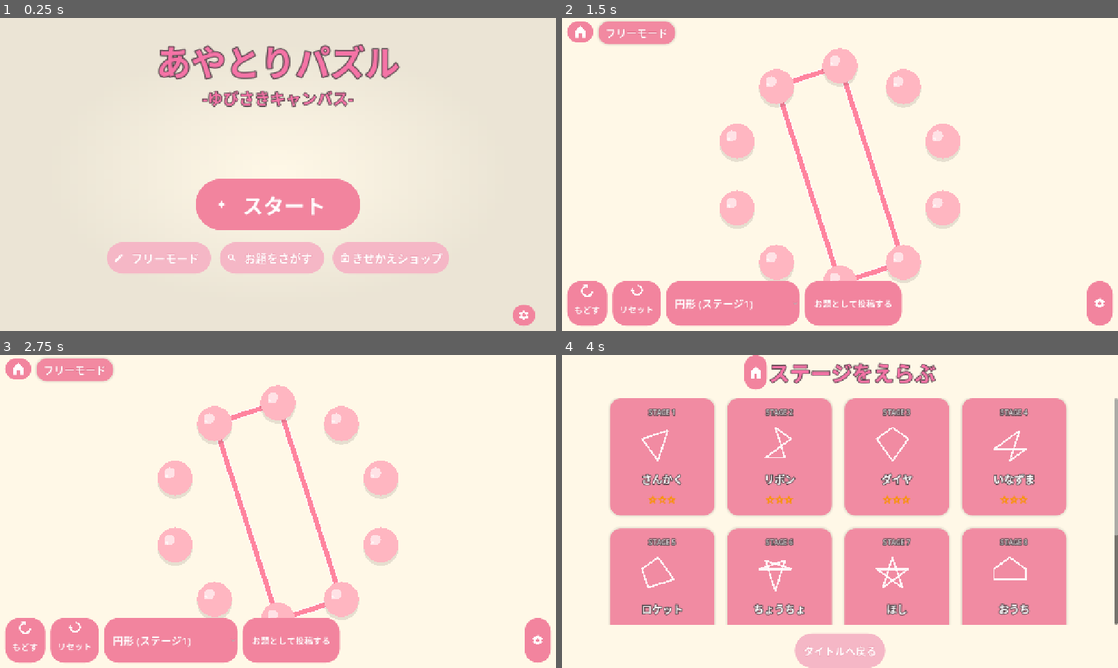
Above: before the commit, frames 1-4 (two rows, left to right).
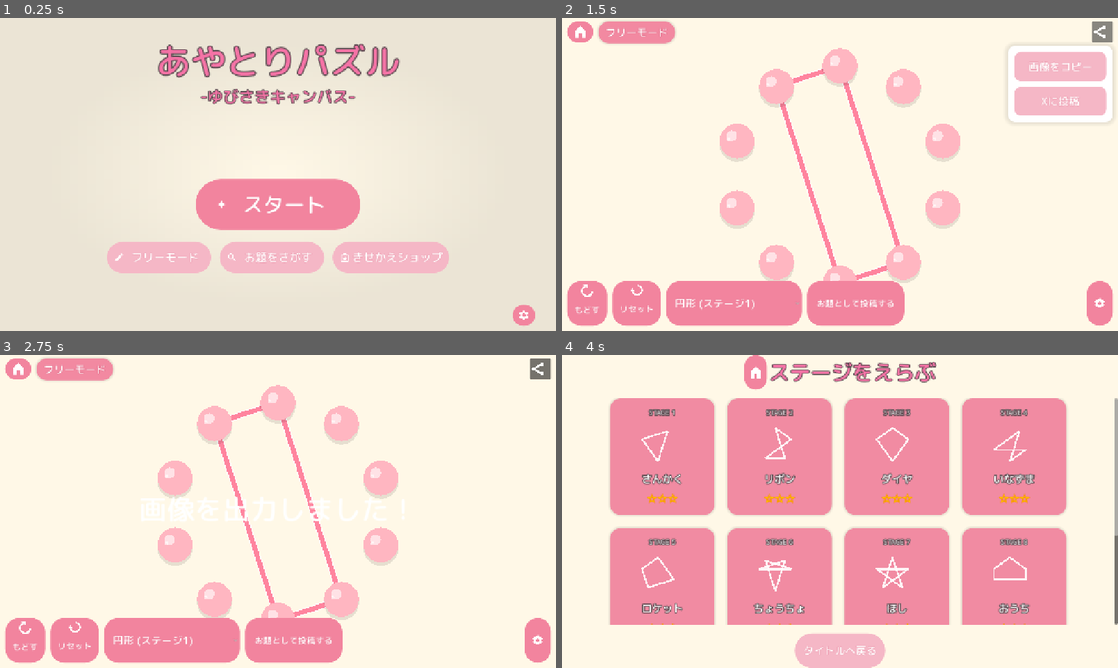
Above: after the commit, the same moments.

Repository: Omezi42/ayatori
Game: Godot game, scene res://scenes/Title.tscn
The game is run twice, just before and just after one commit, with the same random seed, the same clock (stepped at 60 frames per second) and the same inputs.
Inputs (mouse positions are in pixels of both pictures, inside the frame that each line leads up to):
- Up to frame 1 (0.25 s): no input
- Up to frame 2 (1.5 s): click "フリーモード" at 0.5 s; click (1101, 30) at 1.27 s
- Up to frame 3 (2.75 s): click (500, 401) at 2 s, where only the run after the commit has a clickable "画像をコピー"
- Up to frame 4 (4 s): click (578, 367) at 2.77 s; click "スタート" at 3.5 s

The runs differ from the first frame. In frame 1, 3.6% of the frame differs, in the area x 20-80%, y 8-82%; in frame 2, 3.9%, in the area x 2-99%, y 1-99%; in frame 3, 1.1%; in frame 4, 3.4%.

Commit message:
Add Web export and improve sharing features
Add Web platform export files and enhance in-game sharing functionality.

- Export game to Web (HTML5/WASM) with audio support and custom theme
- Add default font theme using M+ Rounded 1c font family
- Improve Firebase HTTP request handling with gzip disabled and better error messages
- Enhance share image generation with title and star display
- Update share text to remove redundant hashtag
- Add free mode share button to level editor
- Improve clipboard handling for desktop platforms by saving to user directory

Diff:
--- a/project.godot
+++ b/project.godot
@@ -27,6 +27,10 @@
 window/size/viewport_height=720
 window/stretch/mode="canvas_items"
 
+[gui]
+
+theme/custom="res://resources/default_theme.tres"
+
 [physics]
 
 3d/physics_engine="Jolt Physics"
--- /dev/null
+++ b/resources/default_theme.tres
@@ -0,0 +1,6 @@
+[gd_resource type="Theme" load_steps=2 format=3]
+
+[ext_resource type="FontFile" path="res://assets/MPLUSRounded1c-Medium.ttf" id="1_font"]
+
+[resource]
+default_font = ExtResource("1_font")
--- a/scripts/FirebaseManager.gd
+++ b/scripts/FirebaseManager.gd
@@ -20,14 +20,17 @@
 
 func _ready():
 	http_request_save = HTTPRequest.new()
+	http_request_save.accept_gzip = false
 	add_child(http_request_save)
 	http_request_save.request_completed.connect(_on_save_request_completed)
 
 	http_request_load = HTTPRequest.new()
+	http_request_load.accept_gzip = false
 	add_child(http_request_load)
 	http_request_load.request_completed.connect(_on_load_request_completed)
 
 	http_request_fetch = HTTPRequest.new()
+	http_request_fetch.accept_gzip = false
 	add_child(http_request_fetch)
 	http_request_fetch.request_completed.connect(_on_fetch_request_completed)
 
@@ -192,7 +195,26 @@
 					})
 			emit_signal("levels_fetched", levels)
 		else:
-			emit_signal("fetch_failed", "不正なデータ形式です")
+			var body_str = body.get_string_from_utf8()
+			if body_str == "":
+				emit_signal("fetch_failed", "レスポンスが空です")
+			elif body_str.begins_with("<"):
+				emit_signal("fetch_failed", "HTMLが返されました (通信環境を確認してください)")
+			else:
+				var json = JSON.new()
+				var err = json.parse(body_str)
+				if err != OK:
+					var preview = body_str.substr(0, 30).replace("\n", "")
+					emit_signal("fetch_failed", "JSON解析エラー: " + json.get_error_message() + " (" + preview + ")")
+				else:
+					if json.data is Dictionary:
+						if json.data.has("error"):
+							var err_msg = json.data["error"].get("message", "不明なエラー")
+							emit_signal("fetch_failed", "APIエラー: " + str(err_msg))
+						else:
+							emit_signal("fetch_failed", "予期せぬデータ構造です(Dict)")
+					else:
+						emit_signal("fetch_failed", "不正なデータ形式です")
 	else:
 		emit_signal("fetch_failed", "サーバーエラー: " + str(response_code))
 
@@ -225,3 +247,33 @@
 		req.queue_free()
 	)
 	req.request(url, headers, HTTPClient.METHOD_POST, json_str)
+
+func increment_play_count(code: String) -> void:
+	var url = "https://firestore.googleapis.com/v1/projects/" + PROJECT_ID + "/databases/(default)/documents:commit"
+	var body = {
+		"writes": [
+			{
+				"transform": {
+					"document": "projects/" + PROJECT_ID + "/databases/(default)/documents/levels/" + code,
+					"fieldTransforms": [
+						{
+							"fieldPath": "play_count",
+							"increment": {
+								"integerValue": "1"
+							}
+						}
+					]
+				}
+			}
+		]
+	}
+
+	var json_str = JSON.stringify(body)
+	var headers = ["Content-Type: application/json"]
+
+	var req = HTTPRequest.new()
+	add_child(req)
+	req.request_completed.connect(func(_result, _response_code, _h, _b):
+		req.queue_free()
+	)
+	req.request(url, headers, HTTPClient.METHOD_POST, json_str)
--- a/scripts/LevelEditor.gd
+++ b/scripts/LevelEditor.gd
@@ -101,6 +101,23 @@
 		# 目標画像表示パネルと手数ラベルを非表示
 		if ui_manager.goal_panel: ui_manager.goal_panel.hide()
 		if ui_manager.moves_label: ui_manager.moves_label.hide()
+
+		var header = ui_manager.get_node_or_null("Control/HeaderHBox")
+		if header:
+			var free_mode_share_btn = Button.new()
+			free_mode_share_btn.name = "FreeModeShareBtn"
+			free_mode_share_btn.text = ""
+			free_mode_share_btn.custom_minimum_size = ThemeConfig.MIN_TAP_SIZE
+			free_mode_share_btn.size_flags_vertical = Control.SIZE_SHRINK_BEGIN
+			var share_tex = load("res://assets/ic_system_share_01_trimmed.svg")
+			if share_tex:
+				free_mode_share_btn.icon = share_tex
+				free_mode_share_btn.add_theme_constant_override("icon_max_width", 28)
+			free_mode_share_btn.pressed.connect(func():
+				if ui_manager.has_method("toggle_share_menu"):
+					ui_manager.toggle_share_menu(free_mode_share_btn)
+			)
+			header.add_child(free_mode_share_btn)
 
 	var loading_overlay = CanvasLayer.new()
 	loading_overlay.layer = 100
--- a/scripts/UIManager.gd
+++ b/scripts/UIManager.gd
@@ -833,20 +833,46 @@
 	vp.render_target_update_mode = SubViewport.UPDATE_ONCE
 
 	var bg = ColorRect.new()
-	bg.color = Color.WHITE
+	bg.color = ThemeConfig.BG_WHITE if ThemeConfig else Color.WHITE
 	bg.set_anchors_preset(Control.PRESET_FULL_RECT)
 	vp.add_child(bg)
 
 	var inner = ColorRect.new()
-	inner.color = Color(0.95, 0.95, 0.95)
-	inner.position = Vector2(40, 40)
-	inner.size = Vector2(720, 420)
+	inner.color = Color(0.97, 0.97, 0.97)
+	inner.position = Vector2(40, 140)
+	inner.size = Vector2(720, 460)
 	vp.add_child(inner)
 
+	var title_lbl = Label.new()
+	title_lbl.text = level_label.text if level_label else "あやとりパズル"
+	title_lbl.add_theme_font_size_override("font_size", 40)
+	title_lbl.add_theme_color_override("font_color", ThemeConfig.TEXT_DARK if ThemeConfig else Color(0.2, 0.2, 0.2))
+	title_lbl.position = Vector2(40, 30)
+	title_lbl.size = Vector2(720, 50)
+	vp.add_child(title_lbl)
+
+	if result_stars_label and result_stars_label.text != "":
+		var stars_str = result_stars_label.text.split("\n")[0]
+		var stars_lbl = Label.new()
+		stars_lbl.text = stars_str
+		stars_lbl.add_theme_font_size_override("font_size", 48)
+		stars_lbl.add_theme_color_override("font_color", ThemeConfig.STAR_GOLD if ThemeConfig else Color(1, 0.8, 0))
+		stars_lbl.add_theme_color_override("font_outline_color", ThemeConfig.STAR_OUTLINE if ThemeConfig else Color(0.8, 0.6, 0))
+		stars_lbl.add_theme_constant_override("outline_size", 8)
+		stars_lbl.position = Vector2(40, 80)
+		vp.add_child(stars_lbl)
+
+	var line_area = Control.new()
+	line_area.position = Vector2(40, 140)
+	line_area.size = Vector2(720, 460)
+	vp.add_child(line_area)
+
 	var line = Line2D.new()
-	line.width = 12.0
-	line.default_color = ThemeConfig.PRIMARY
+	line.width = 16.0
+	line.default_color = GameSave.get_current_string_color() if GameSave and GameSave.has_method("get_current_string_color") else (ThemeConfig.PRIMARY if ThemeConfig else Color(1, 0, 0))
 	line.joint_mode = Line2D.LINE_JOINT_ROUND
+	line.begin_cap_mode = Line2D.LINE_CAP_ROUND
+	line.end_cap_mode = Line2D.LINE_CAP_ROUND
 
 	var main_node = get_parent()
 	if main_node and main_node.has_node("StringDrawer"):
@@ -870,10 +896,10 @@
 			var size_y = max_y - min_y
 			var scale_factor = 1.0
 			if size_x > 0 and size_y > 0:
-				scale_factor = min(680.0 / (size_x + 20), 380.0 / (size_y + 20))
-
-			var offset_x = 40 + (720.0 - size_x * scale_factor) / 2.0
-			var offset_y = 40 + (420.0 - size_y * scale_factor) / 2.0
+				scale_factor = min(680.0 / (size_x + 20), 420.0 / (size_y + 20))
+
+			var offset_x = (720.0 - size_x * scale_factor) / 2.0
+			var offset_y = (460.0 - size_y * scale_factor) / 2.0
 
 			for f_id in arr:
 				if fp.has(f_id):
@@ -884,24 +910,7 @@
 				var p = fp[arr[0]]
 				var sp = Vector2((p.x - min_x) * scale_factor + offset_x, (p.y - min_y) * scale_factor + offset_y)
 				line.add_point(sp)
-	vp.add_child(line)
-
-	var text_lbl = Label.new()
-	if level_label:
-		text_lbl.text = "「あやとりパズル」で " + level_label.text + " をクリア！"
-	else:
-		text_lbl.text = "「あやとりパズル」をクリア！"
-	text_lbl.add_theme_color_override("font_color", Color(0.2, 0.2, 0.2))
-	text_lbl.add_theme_font_size_override("font_size", 36)
-	text_lbl.position = Vector2(40, 500)
-	vp.add_child(text_lbl)
-
-	var tag_lbl = Label.new()
-	tag_lbl.text = "#ゆびさきキャンバス #unityroom"
-	tag_lbl.add_theme_color_override("font_color", Color(0.5, 0.5, 0.5))
-	tag_lbl.add_theme_font_size_override("font_size", 28)
-	tag_lbl.position = Vector2(40, 560)
-	vp.add_child(tag_lbl)
+	line_area.add_child(line)
 
 	add_child(vp)
 	await get_tree().process_frame
@@ -919,9 +928,9 @@
 		AudioServer.set_bus_volume_db(bus_idx, linear_to_db(val / 100.0))
 
 func _on_share_pressed() -> void:
-	var share_text = "「あやとりパズル -ゆびさきキャンバス-」で遊びました！ #ゆびさきキャンバス #unityroom"
+	var share_text = "「あやとりパズル -ゆびさきキャンバス-」で遊びました！ #unityroom"
 	if level_label and level_label.text != "":
-		share_text = "「あやとりパズル」で " + level_label.text + " をクリアしたよ！ #ゆびさきキャンバス #unityroom"
+		share_text = "「あやとりパズル」で " + level_label.text + " をクリアしたよ！ #unityroom"
 
 	_get_ready_share_image(func(buffer: PackedByteArray, _img: Image = null):
 		if OS.has_feature("web"):
@@ -948,25 +957,31 @@
 			print("X Share text copied. Buffer size: ", buffer.size())
 	)
 
-func _on_res_share_icon_pressed() -> void:
+func toggle_share_menu(target_btn: Control) -> void:
 	if not share_menu_panel:
 		return
 	share_menu_panel.visible = !share_menu_panel.visible
 	if share_menu_panel.visible:
 		var panel_width = max(share_menu_panel.size.x, share_menu_panel.custom_minimum_size.x)
-		var btn_rect = res_share_icon_btn.get_global_rect()
+		var btn_rect = target_btn.get_global_rect()
 		share_menu_panel.global_position = Vector2(btn_rect.end.x - panel_width, btn_rect.end.y + 8)
 		share_menu_panel.scale = Vector2(0.8, 0.8)
 		share_menu_panel.pivot_offset = Vector2(panel_width, 0)
 		var tw = create_tween()
 		tw.tween_property(share_menu_panel, "scale", Vector2.ONE, 0.25).set_trans(Tween.TRANS_BACK).set_ease(Tween.EASE_OUT)
 
+func _on_res_share_icon_pressed() -> void:
+	toggle_share_menu(res_share_icon_btn)
+
 func _on_copy_image_pressed() -> void:
 	if share_menu_panel:
 		share_menu_panel.hide()
-	var share_text = "「あやとりパズル -ゆびさきキャンバス-」で遊びました！ #ゆびさきキャンバス #unityroom"
+	var share_text = "「あやとりパズル -ゆびさきキャンバス-」で遊びました！ #unityroom"
 	if level_label and level_label.text != "":
-		share_text = "「あやとりパズル」で " + level_label.text + " をクリアしたよ！ #ゆびさきキャンバス #unityroom"
+		if level_label.text == "フリーモード":
+			share_text = "「あやとりパズル」のフリーモードで図形を作ったよ！ #unityroom"
+		else:
+			share_text = "「あやとりパズル」で " + level_label.text + " をクリアしたよ！ #unityroom"
 
 	_get_ready_share_image(func(buffer: PackedByteArray, img: Image):
 		if OS.has_feature("web"):
@@ -1048,9 +1063,11 @@
 			""" % [str(Array(buffer)), share_text.replace("'", "\\'"), share_text.replace("'", "\\'")]
 			JavaScriptBridge.eval(js_code)
 		else:
-			if DisplayServer.has_method("clipboard_set_image") and img:
-				DisplayServer.call("clipboard_set_image", img)
-				show_message("画像をコピーしました！")
+			if img:
+				var path = "user://ayatori_share.png"
+				img.save_png(path)
+				OS.shell_open(ProjectSettings.globalize_path("user://"))
+				show_message("画像を出力しました！")
 			else:
 				DisplayServer.clipboard_set(share_text)
 				show_message("シェアテキストをコピーしました！")
@@ -1059,9 +1076,12 @@
 func _on_post_x_pressed() -> void:
 	if share_menu_panel:
 		share_menu_panel.hide()
-	var share_text = "「あやとりパズル -ゆびさきキャンバス-」で遊びました！ #ゆびさきキャンバス #unityroom"
+	var share_text = "「あやとりパズル -ゆびさきキャンバス-」で遊びました！ #unityroom"
 	if level_label and level_label.text != "":
-		share_text = "「あやとりパズル」で " + level_label.text + " をクリアしたよ！ #ゆびさきキャンバス #unityroom"
+		if level_label.text == "フリーモード":
+			share_text = "「あやとりパズル」のフリーモードで図形を作ったよ！ #unityroom"
+		else:
+			share_text = "「あやとりパズル」で " + level_label.text + " をクリアしたよ！ #unityroom"
 
 	var tweet_url = "https://x.com/intent/tweet?text=" + share_text.uri_encode() + "&url=" + "https://unityroom.com/games/ayatori_puzzle".uri_encode()
 
@@ -1128,9 +1148,11 @@
 			""" % [str(Array(buffer)), tweet_url.replace("'", "\\'")]
 			JavaScriptBridge.eval(js_code)
 		else:
-			if DisplayServer.has_method("clipboard_set_image") and img:
-				DisplayServer.call("clipboard_set_image", img)
-				show_message("画像をコピーしました！")
+			if img:
+				var path = "user://ayatori_share.png"
+				img.save_png(path)
+				OS.shell_open(ProjectSettings.globalize_path("user://"))
+				show_message("画像を出力しました！")
 			else:
 				DisplayServer.clipboard_set(share_text)
 				show_message("シェアテキストをコピーしました！")
Binary file added: assets/MPLUSRounded1c-Bold.ttf
Not shown, added: assets/MPLUSRounded1c-Bold.ttf.import
Binary file added: assets/MPLUSRounded1c-Medium.ttf
Not shown, added: assets/MPLUSRounded1c-Medium.ttf.import
Binary file added: ayatori.apple-touch-icon.png
Not shown, added: ayatori.apple-touch-icon.png.import
Binary file added: ayatori.icon.png
Not shown, added: ayatori.icon.png.import
Binary file added: ayatori.png
Not shown, added: ayatori.png.import
Not shown, added: export_presets.cfg
Not shown, added: ayatori.audio.position.worklet.js
(and 5 more such lines)
